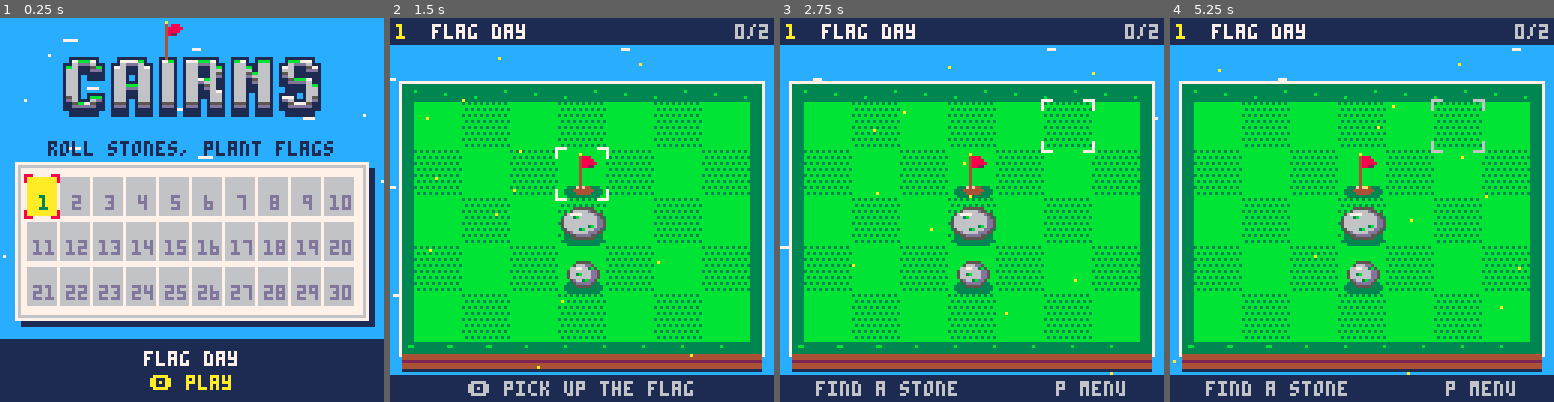
Above: before the commit, frames 1-4 (left to right).
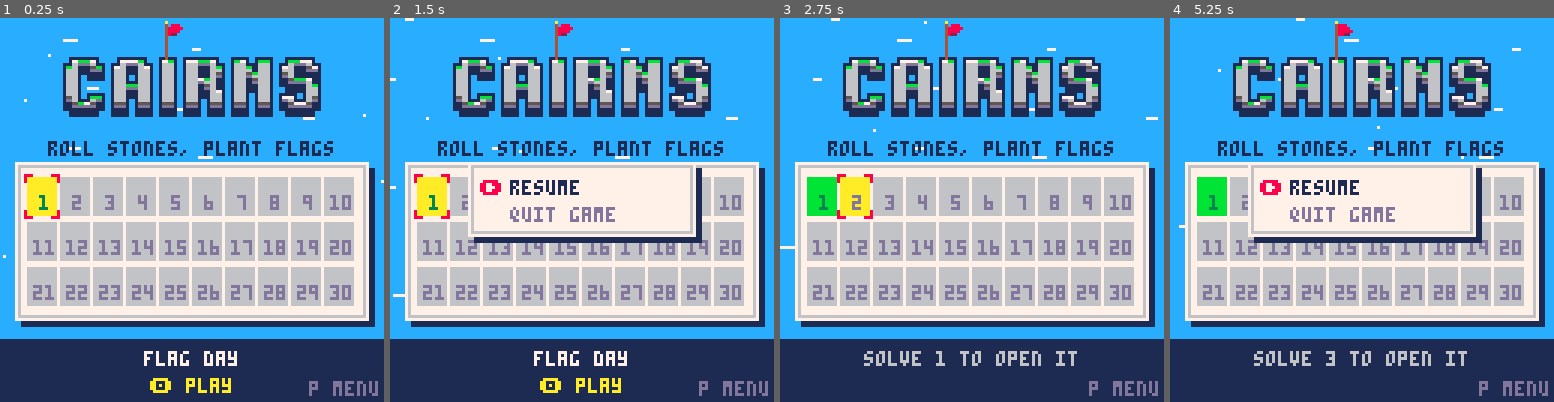
Above: after the commit, the same moments.

Repository: koaning/cairns
Game: PICO-8 cartridge pico8/cairns.p8
Same seed, same stepped clock (60 frames per second), same inputs: the game is played once before the commit and once after it.
Inputs:
- Up to frame 1 (0.25 s): no input
- Up to frame 2 (1.5 s): tap X (X key) at 0.33, 1.07 s; tap O (Z key) at 0.7 s
- Up to frame 3 (2.75 s): hold Right 1.6-2.1 s; tap O (Z key) at 1.7, 2.1, 2.5 s; tap X (X key) at 1.85 s; hold Up 2.15-2.42 s; hold Right from 2.47 s (still down)
- Up to frame 4 (5.25 s): tap O (Z key) every 0.4 s from 2.9 to 4.9 s; tap X (X key) at 2.97, 4.08, 5.2 s; release Right at 3.03 s; hold Left 3.08-3.58 s; hold Down 3.63-3.97 s; hold Right 4.02-4.68 s; hold Up 4.73-5.03 s; hold Left from 5.08 s (still down)

The runs differ from the first frame. In frame 1, 0.6% of the frame differs, in the area x 39-99%, y 92-99%; in frame 2, 84%, in the area x 0-100%, y 0-99%; in frame 3, 83%; in frame 4, 83%.

Commit message:
Add a quit menu to the title screen
The cart takes over the pause button, so players couldn't reach PICO-8's
exit (annoying on handhelds). P / start or X on the title now opens a
resume / quit game menu; quit calls extcmd("shutdown"), and opens PICO-8's
own pause menu if the cart is still running a frame later. Also picks up
the template's extcmd support in the preview player and stub.

Co-Authored-By: Claude Opus 5.5 <noreply@anthropic.com>

Diff:
--- a/pico8/main.lua
+++ b/pico8/main.lua
@@ -45,7 +45,9 @@
   pix("a|4888|48888|488888|48822|4|4|4|4|4|4|4|4"),
   pix("a|4.888|488888|48888|4822|4|4|4|4|4|4|4|4"),
 }
-local menu_items = { "resume", "back to levels" }
+-- the pause menu: in a level, and on the title (where it can quit)
+local play_items = { "resume", "back to levels" }
+local title_items = { "resume", "quit game" }
 local confetti_c = { 8, 9, 10, 7, 14 }
 
 -- logo letters, 8 rows each, drawn 2x as carved stone
@@ -95,6 +97,7 @@
 -- a stone that stopped against something: { x, y, dx, dy, t, id }
 local hit = nil
 local menu = nil
+local quitting = nil
 local xhold = 0
 local spin = {}
 local bits = {}
@@ -226,7 +229,41 @@
 -- update
 -------------------------------------------------------------
 
+local function update_menu()
+  local items = menu.items
+  if btnp(2) then menu.row = (menu.row - 2) % #items + 1 end
+  if btnp(3) then menu.row = menu.row % #items + 1 end
+  if btnp(5) or pause then menu = nil return end
+  if ok() then
+    local r = menu.row
+    menu = nil
+    if r == 2 then
+      if items == title_items then
+        -- quits an exported binary; if we're still here next frame,
+        -- open pico-8's own pause menu, which has its exit options
+        extcmd("shutdown")
+        quitting = true
+      else
+        to_title()
+      end
+    end
+  end
+end
+
 local function update_title()
+  if quitting then
+    quitting = nil
+    extcmd("pause")
+  end
+  if menu then
+    update_menu()
+    return
+  end
+  if pause or btnp(5) then
+    menu = { row = 1, items = title_items }
+    sfx(0)
+    return
+  end
   local n = unlocked()
   local d = 0
   if btnp(0) then d = -1 end
@@ -249,17 +286,6 @@
   end
 end
 
-local function update_menu()
-  if btnp(2) then menu.row = (menu.row - 2) % #menu_items + 1 end
-  if btnp(3) then menu.row = menu.row % #menu_items + 1 end
-  if btnp(5) or pause then menu = nil return end
-  if ok() then
-    local r = menu.row
-    menu = nil
-    if r == 2 then to_title() end
-  end
-end
-
 local function update_play()
   for p in all(bits) do
     p.x, p.y, p.vy, p.t = p.x + p.vx, p.y + p.vy, p.vy + 0.08, p.t - 1
@@ -316,7 +342,7 @@
   end
 
   if pause then
-    menu = { row = 1 }
+    menu = { row = 1, items = play_items }
     sfx(0)
     return
   end
@@ -596,6 +622,17 @@
   rect(x0 + 1, y0 + 1, x1 - 1, y1 - 1, 6)
 end
 
+local function draw_menu()
+  if not menu then return end
+  panel(26, 48, 101, 72)
+  for i = 1, #menu.items do
+    local y = 45 + i * 9
+    local on = i == menu.row
+    if on then print("\145", 30, y, 8) end
+    print(menu.items[i], 40, y, on and 1 or 13)
+  end
+end
+
 local function draw_play()
   draw_sea()
   draw_island()
@@ -624,15 +661,7 @@
     panel(34, y, 93, y + 14)
     cprint("cairns built!", y + 5, 3)
   end
-  if menu then
-    panel(26, 48, 101, 72)
-    for i = 1, #menu_items do
-      local y = 45 + i * 9
-      local on = i == menu.row
-      if on then print("\145", 30, y, 8) end
-      print(menu_items[i], 40, y, on and 1 or 13)
-    end
-  end
+  draw_menu()
 end
 
 -- the logo's pixels: { x, y, top edge, bottom edge }, 2x2 each
@@ -703,10 +732,12 @@
   local lv = levels[lvl]
   if lvl <= n then
     cprint(lv[1], 111, 7)
-    cprint("\142 play", 119, 10)
+    cprint("\142 play", 120, 10)
   else
-    cprint("solve " .. (lvl - 1) .. " to open it", 115, 6)
-  end
+    cprint("solve " .. (lvl - 1) .. " to open it", 111, 6)
+  end
+  print("p menu", 103, 121, 13)
+  draw_menu()
 end
 
 function _draw()
--- a/pico8/preview/main.lua
+++ b/pico8/preview/main.lua
@@ -502,6 +502,10 @@
     cartdata = cartdata, dget = dget, dset = dset,
     -- PICO-8's pause menu isn't emulated; carts should offer their own way in
     menuitem = function() end,
+    -- extcmd("shutdown") quits like an exported binary (not in a browser)
+    extcmd = function(cmd)
+      if cmd == "shutdown" and love.system.getOS() ~= "Web" then love.event.quit() end
+    end,
     -- memory isn't emulated: draw-state and devkit pokes are no-ops
     poke = function() end, peek = function() return 0 end,
     printh = function(...) print(...) end,
--- a/tests/cart_smoke.lua
+++ b/tests/cart_smoke.lua
@@ -81,6 +81,29 @@
 local game = boot()
 local env = game.env
 assert(game.peek().scene == "title", "the cart should boot into the title")
+
+-- the title has a pause menu too: resume closes it, quit game shuts down
+local shut = {}
+rawset(env, "extcmd", function(cmd) shut[#shut + 1] = cmd end)
+game.frame({ PAUSE }, { PAUSE })
+assert(game.peek().menu, "the pause button should open the title menu")
+game.frame()
+game.frame({ O })
+assert(not game.peek().menu and game.peek().scene == "title", "resume should close the title menu")
+game.frame({ X })
+assert(game.peek().menu, "X should open the title menu")
+game.frame()
+game.frame({ X })
+assert(not game.peek().menu and #shut == 0, "X should close the title menu")
+game.frame()
+game.frame({ PAUSE }, { PAUSE })
+game.frame()
+game.frame({ DOWN })
+game.frame({ O })
+assert(shut[1] == "shutdown", "quit game should call extcmd(\"shutdown\")")
+game.frame()
+assert(shut[2] == "pause", "still running after shutdown: open pico-8's pause menu")
+assert(game.peek().scene == "title")
 
 -- a locked level can't be started
 game.frame({ RIGHT })
--- a/tests/pico8_stub.lua
+++ b/tests/pico8_stub.lua
@@ -30,7 +30,7 @@
   "cls", "rectfill", "rect", "circfill", "circ", "line", "print", "sfx", "music",
   "ovalfill", "oval", "pset", "fillp", "clip", "pal", "palt", "spr", "sspr", "map",
   "camera", "color", "cursor", "cartdata", "menuitem", "poke", "poke2", "poke4",
-  "memcpy", "memset", "printh", "srand", "flip", "sset", "mset",
+  "memcpy", "memset", "printh", "srand", "flip", "sset", "mset", "extcmd",
 }
 
 local function peek_source(names)
Not shown, changed: the thumbnail (__label__) section of pico8/cairns.p8
Not shown, changed: AGENTS.md
